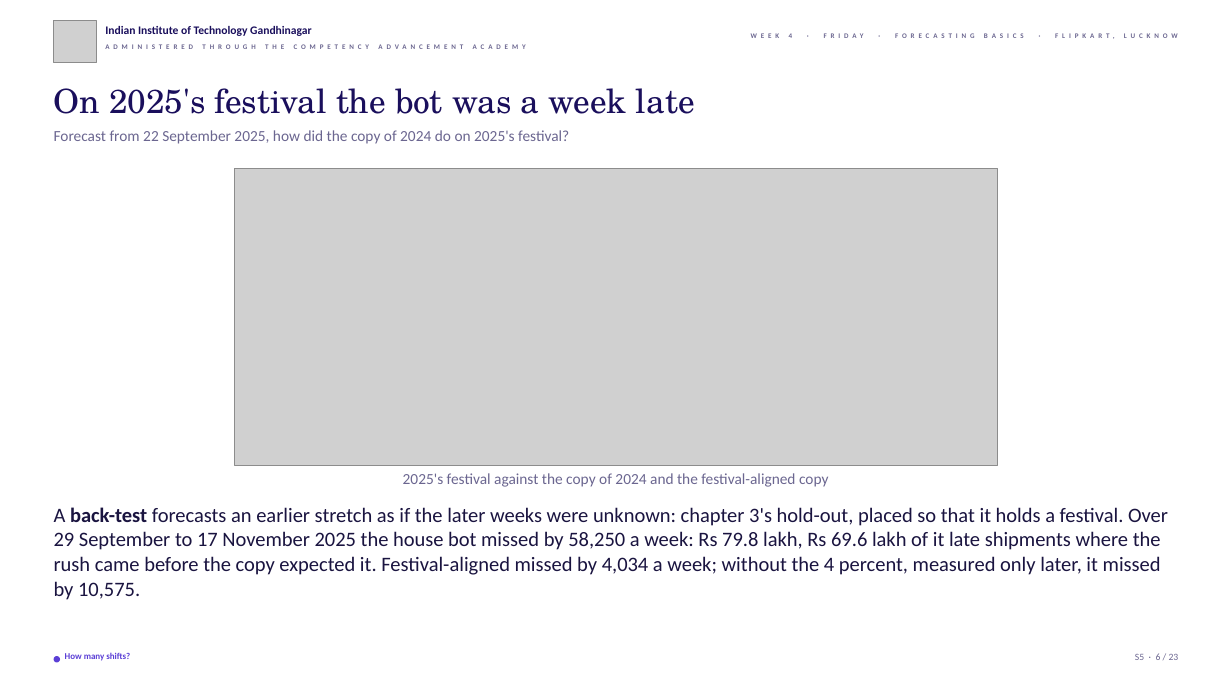
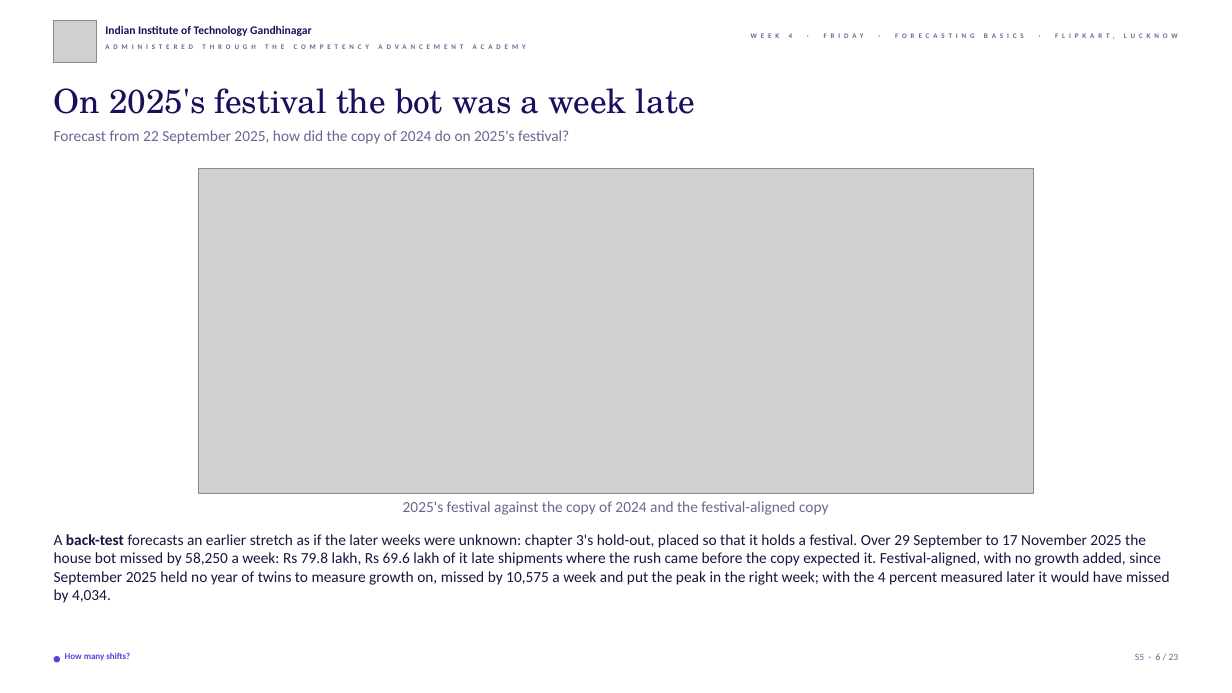
Before and after one commit to fde-academy-lab/c2-content-factory, a slide deck: slide 6 of content/W04/D5/slides/C2_W04_D05_half2_STUDENT.pptx. Drawn at 1232x693 pixels with LibreOffice and Linux fonts; fonts in the diff are those of the drawing; grey boxes stand for pictures; background and template pictures are left out. Boxes give left, top, right and bottom in pixels: in the first picture for what was removed or moved away, otherwise in the second. Text is boxed around its words. In the diff, an @@ line names an element or a change of style, - is before the commit and + after.

```diff
--- a/content/W04/D5/slides/C2_W04_D05_half2_STUDENT.pptx
+++ b/content/W04/D5/slides/C2_W04_D05_half2_STUDENT.pptx
@@ picture: place and size @@
-picture at (234, 168, 998, 465)
+picture at (198, 168, 1033, 494)
@@ text "2025's festival against the copy ...": place and size @@
-text "2025's festival against the copy ..." at (403, 473, 828, 487)
+text "2025's festival against the copy ..." at (403, 501, 828, 515)
@@ text at (54, 534, 1170, 603): text changed; size 16 to 12 pt @@
-A back-test forecasts an earlier stretch as if the later weeks were unknown: chapter 3's hold-out, placed so that it holds a festival. Over 29 September to 17 November 2025 the house bot missed by 58,250 a week: Rs 79.8 lakh, Rs 69.6 lakh of it late shipments where the rush came before the copy expected it. Festival-aligned missed by 4,034 a week; without the 4 percent, measured only later, it missed by 10,575.
+A back-test forecasts an earlier stretch as if the later weeks were unknown: chapter 3's hold-out, placed so that it holds a festival. Over 29 September to 17 November 2025 the house bot missed by 58,250 a week: Rs 79.8 lakh, Rs 69.6 lakh of it late shipments where the rush came before the copy expected it. Festival-aligned, with no growth added, since September 2025 held no year of twins to measure growth on, missed by 10,575 a week and put the peak in the right week; with the 4 percent measured later it would have missed by 4,034.
```
Also in this commit, not shown: 14 other slides changed, 5 other files.
